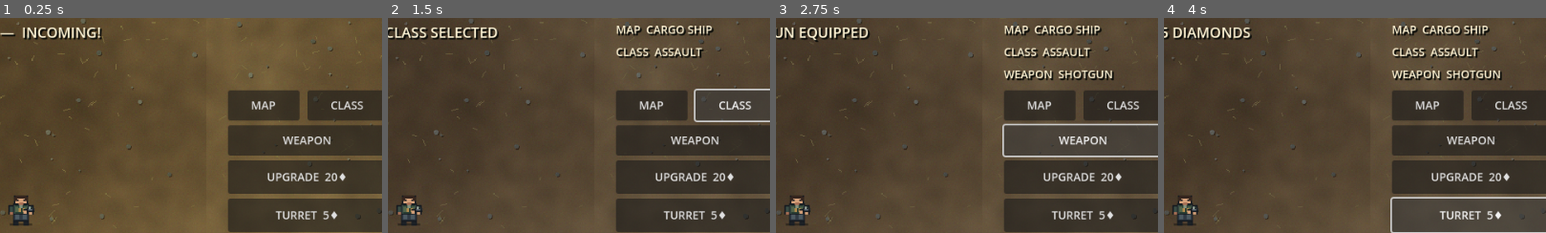
Above: before the commit, frames 1-4 (left to right).
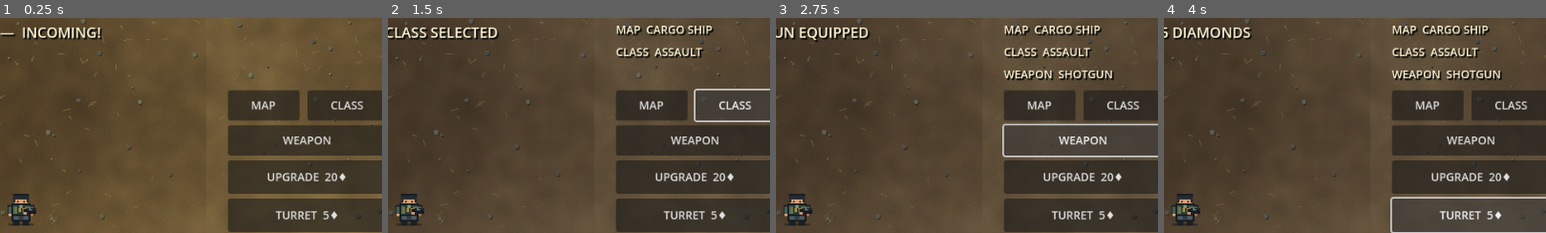
Above: after the commit, the same moments.

Repository: afie-boop/The-Fallen-Kingdom
Game: Godot game, scene res://scenes/deadzone.tscn
Same seed, same stepped clock (60 frames per second), same inputs: the game is played once before the commit and once after it.
Inputs:
- Up to frame 1 (0.25 s): no input
- Up to frame 2 (1.5 s): click "MAP" at 0.5 s; click "CLASS" at 1.25 s
- Up to frame 3 (2.75 s): click "WEAPON" at 2 s
- Up to frame 4 (4 s): click "UPGRADE 20♦" at 2.75 s; click "TURRET 5♦" at 3.5 s
The pictures show only the part of the screen within x 47-97%, y 1-51%; the shares and areas given below are measured in that part.

The runs differ from the first frame. In frame 1, 0.3% of the frame differs, in the area x 2-10%, y 81-97%; in frame 2, 0.3%; in frame 3, 0.3%; in frame 4, 0.3%.
Error in both runs: Invalid assignment of property or key 'position' with value of type 'Vector2' on a base object of type 'Nil'. (res://scripts/deadzone_game.gd:253)

Commit message:
Redesign DEADZONE survivor as chunky modern pixel soldier

Diff:
--- a/extracted/The-Fallen-Kingdom/scripts/pixel_art.gd
+++ b/extracted/The-Fallen-Kingdom/scripts/pixel_art.gd
@@ -109,75 +109,71 @@
 
 
 static func _survivor() -> Image:
+    # Chunky top-down survivor silhouette: oversized square head, broad torso,
+    # short legs and a clearly readable rifle, matching the game's compact pixel scale.
     var img := _new(24, 24)
     var outline := Color("#171b20")
-    var hair := Color("#34251e")
-    var skin := Color("#d5a17a")
+    var hair := Color("#252a30")
+    var skin := Color("#d7a27b")
     var skin_shadow := Color("#a96f55")
-    var shirt := Color("#394b43")
-    var shirt_light := Color("#617365")
+    var shirt := Color("#485b50")
     var vest := Color("#263b32")
-    var vest_light := Color("#53654a")
-    var pants := Color("#303943")
-    var pants_light := Color("#4c5960")
+    var vest_light := Color("#65734e")
+    var pants := Color("#343d45")
     var boot := Color("#1c2025")
-    var metal := Color("#66717a")
-    var gun := Color("#252a2d")
-    var sight := Color("#a9b5a7")
-
-    # Shadow and boots.
-    _rect(img, 4, 21, 16, 2, Color(0.02, 0.03, 0.03, 0.38))
-    _rect(img, 6, 19, 4, 4, outline)
-    _rect(img, 14, 19, 4, 4, outline)
-    _rect(img, 7, 20, 3, 2, boot)
-    _rect(img, 14, 20, 3, 2, boot)
-
-    # Cargo trousers and belt.
-    _rect(img, 6, 13, 12, 7, outline)
-    _rect(img, 7, 14, 10, 5, pants)
-    _rect(img, 8, 15, 3, 3, pants_light)
-    _rect(img, 13, 15, 3, 3, pants_light)
-    _rect(img, 10, 13, 4, 2, Color("#171d21"))
-
-    # Sleeves and arms.
-    _rect(img, 3, 8, 4, 7, outline)
-    _rect(img, 4, 9, 3, 5, shirt)
-    _rect(img, 17, 8, 4, 7, outline)
-    _rect(img, 17, 9, 3, 5, shirt)
-    _rect(img, 4, 13, 3, 2, skin_shadow)
-    _rect(img, 17, 13, 3, 2, skin)
-
-    # Tactical shirt, vest and magazine pouches.
-    _rect(img, 6, 7, 12, 8, outline)
-    _rect(img, 7, 8, 10, 6, shirt)
-    _rect(img, 8, 8, 8, 6, vest)
-    _rect(img, 8, 9, 2, 4, vest_light)
-    _rect(img, 14, 9, 2, 4, vest_light)
+    var gun := Color("#20262b")
+    var metal := Color("#687782")
+
+    # Compact shadow and separated boots.
+    _rect(img, 3, 21, 18, 2, Color(0.02, 0.03, 0.03, 0.38))
+    _rect(img, 6, 18, 5, 5, outline)
+    _rect(img, 13, 18, 5, 5, outline)
+    _rect(img, 7, 19, 3, 3, boot)
+    _rect(img, 14, 19, 3, 3, boot)
+
+    # Short cargo legs and belt.
+    _rect(img, 5, 13, 14, 7, outline)
+    _rect(img, 6, 14, 12, 5, pants)
+    _rect(img, 7, 15, 3, 3, Color("#505b62"))
+    _rect(img, 14, 15, 3, 3, Color("#505b62"))
+    _rect(img, 10, 13, 4, 2, Color("#b18b4d"))
+
+    # Wide shoulders, blocky sleeves and hands.
+    _rect(img, 2, 8, 6, 8, outline)
+    _rect(img, 3, 9, 4, 6, shirt)
+    _rect(img, 16, 8, 6, 8, outline)
+    _rect(img, 17, 9, 4, 6, shirt)
+    _rect(img, 3, 14, 4, 2, skin)
+    _rect(img, 17, 14, 4, 2, skin_shadow)
+
+    # Broad tactical torso and vest with visible pouches.
+    _rect(img, 5, 7, 14, 9, outline)
+    _rect(img, 6, 8, 12, 7, shirt)
+    _rect(img, 7, 8, 10, 7, vest)
+    _rect(img, 7, 9, 2, 5, vest_light)
+    _rect(img, 15, 9, 2, 5, vest_light)
     _rect(img, 10, 10, 2, 3, Color("#b18b4d"))
     _rect(img, 13, 10, 2, 3, Color("#b18b4d"))
     _rect(img, 11, 8, 2, 2, Color("#87927c"))
 
-    # Neck and head with short dark hair.
-    _rect(img, 10, 5, 4, 3, skin_shadow)
-    _rect(img, 7, 1, 10, 6, outline)
-    _rect(img, 8, 2, 8, 5, skin)
-    _rect(img, 8, 1, 8, 2, hair)
-    _rect(img, 7, 2, 2, 3, hair)
-    _rect(img, 15, 2, 2, 3, hair)
-    _rect(img, 9, 4, 1, 1, outline)
-    _rect(img, 14, 4, 1, 1, outline)
-    _rect(img, 11, 6, 3, 1, skin_shadow)
-
-    # Compact rifle held across the chest; no sword or medieval equipment.
-    _rect(img, 14, 11, 8, 2, outline)
-    _rect(img, 16, 10, 6, 1, gun)
-    _rect(img, 17, 11, 4, 1, metal)
-    _rect(img, 20, 10, 2, 2, gun)
-    _rect(img, 15, 13, 2, 2, gun)
-    _rect(img, 18, 9, 1, 2, sight)
-    _rect(img, 14, 12, 2, 2, skin)
-    return img
-
+    # Large square head, short hair and simple readable face.
+    _rect(img, 6, 0, 12, 8, outline)
+    _rect(img, 7, 2, 10, 5, skin)
+    _rect(img, 7, 1, 10, 3, hair)
+    _rect(img, 6, 2, 2, 4, hair)
+    _rect(img, 16, 2, 2, 4, hair)
+    _rect(img, 9, 5, 1, 1, outline)
+    _rect(img, 14, 5, 1, 1, outline)
+
+    # Short rifle held across the front, with stock, receiver and barrel.
+    _rect(img, 14, 11, 9, 3, outline)
+    _rect(img, 16, 10, 7, 2, gun)
+    _rect(img, 18, 11, 4, 1, metal)
+    _rect(img, 20, 10, 3, 2, gun)
+    _rect(img, 15, 13, 3, 3, gun)
+    _rect(img, 18, 9, 1, 2, metal)
+    _rect(img, 14, 13, 2, 2, skin)
+    return img
 
 const ZOMBIE_VARIANTS: int = 11
 const BEGGAR_VARIANTS: int = 11
